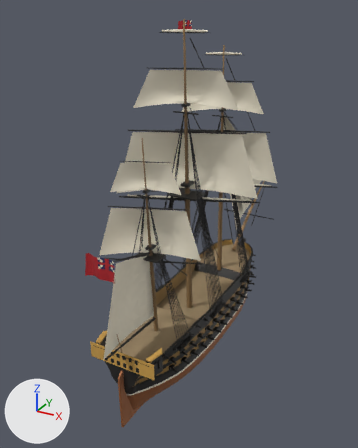
The glTF model public/assets/ships/sail/british-74.glb, before and after one commit.
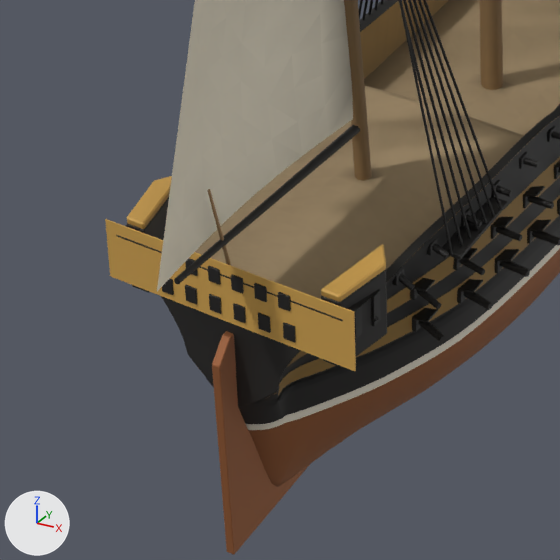
Each version is shown whole from a camera (50 mm lens) standing at (42.3, -82.7, 64.3) and looking at (-4.7, 2.8, 21.6), then close up on the part from 18% to 58% of the width and 64% to 96% of the height. The lights are fixed; the arrows at lower left show +X, +Y and +Z. The first two pictures are the older version. Vertices at exactly the same position are counted once.

Names of what the first close-up shows: 'british-74'.
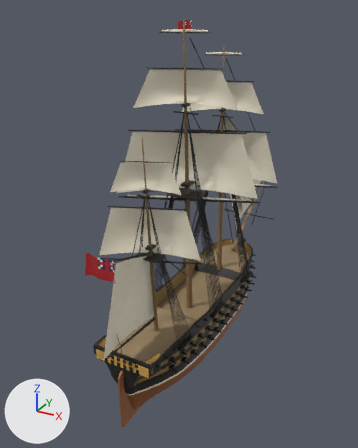
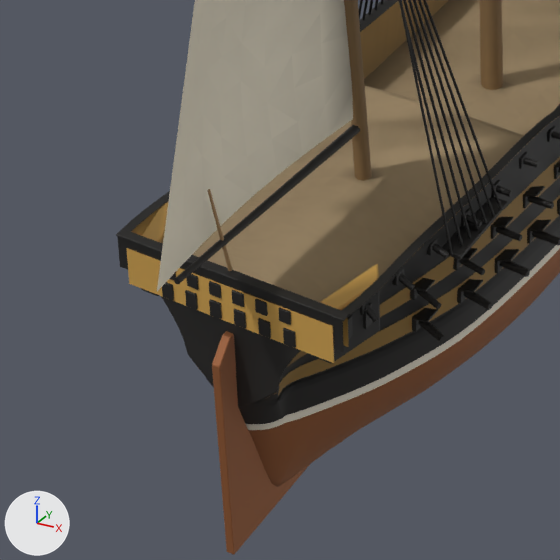
Edits to the bpy script that builds the scene:
```text
Change me_british_74:
    where me_british_74.from_pydata(...)  # 15693 vertices, 26451 faces; spans x -13.2..12.5, y -31.4..47.9, z -6.6..62.4
    used by ob_british_74; location = (0.0, 0.0, 0.0)
    me_british_74 part 1: the loose piece of 8 vertices spanning x -6.7..6.7, y -26.5, z 6.4..9.6 is scaled about its middle by (0.834, 1, 0.625), then moved by (0.0, 0.0, -0.6)
    me_british_74 part 2: the loose piece of 24 vertices spanning x -6.3..-4.7, y -26.2..-22.2, z 9.4..9.8 is turned 2.9 degrees about the z axis through its middle and scaled by 1.01, then moved by (0.4, 0.0, -1.2)
    me_british_74 part 3: the loose piece of 24 vertices spanning x 4.7..6.3, y -26.2..-22.2, z 9.4..9.8 is turned -2.9 degrees about the z axis through its middle and scaled by 1.01, then moved by (-0.4, 0.0, -1.2)
    me_british_74 part 4: the loose piece of 24 vertices spanning x -3.6..-3.0, y -26.6..-26.4, z 6.8..7.6 is moved by (0.0, 0.0, -0.3)
    me_british_74 part 5: the loose piece of 24 vertices spanning x -2.3..-1.7, y -26.6..-26.4, z 6.8..7.6 is moved by (0.0, 0.0, -0.3)
    me_british_74 part 6: the loose piece of 24 vertices spanning x -1.0..-0.4, y -26.6..-26.4, z 6.8..7.6 is moved by (0.0, 0.0, -0.3)
    me_british_74 part 7: the loose piece of 24 vertices spanning x 0.4..1.0, y -26.6..-26.4, z 6.8..7.6 is moved by (0.0, 0.0, -0.3)
    me_british_74 part 8: the loose piece of 24 vertices spanning x 1.7..2.3, y -26.6..-26.4, z 6.8..7.6 is moved by (0.0, 0.0, -0.3)
    me_british_74 part 9: the loose piece of 24 vertices spanning x 3.0..3.6, y -26.6..-26.4, z 6.8..7.6 is moved by (0.0, 0.0, -0.3)
    me_british_74 part 10: the loose piece of 24 vertices spanning x -2.2..-1.6, y -26.6..-26.4, z 8.4..9.2 is moved by (0.0, 0.0, -0.8)
    me_british_74 part 11: the loose piece of 24 vertices spanning x -0.9..-0.3, y -26.6..-26.4, z 8.4..9.2 is moved by (0.0, 0.0, -0.8)
    me_british_74 part 12: the loose piece of 24 vertices spanning x 0.3..0.9, y -26.6..-26.4, z 8.4..9.2 is moved by (0.0, 0.0, -0.8)
    me_british_74 part 13: the loose piece of 24 vertices spanning x 1.6..2.2, y -26.6..-26.4, z 8.4..9.2 is moved by (0.0, 0.0, -0.8)
    me_british_74 part 14: the loose piece of 24 vertices spanning x 2.8..3.4, y -26.6..-26.4, z 8.4..9.2 is moved by (0.0, 0.0, -0.8)
    me_british_74 part 15: the loose piece of 24 vertices spanning x 6.2..6.3, y -24.4..-23.8, z 7.1..8.7 is scaled about its middle by (1, 1, 0.664), then moved by (-0.4, 0.0, -0.6)
    me_british_74 part 16: the loose piece of 24 vertices spanning x 5.9..6.1, y -25.5..-25.0, z 7.1..8.7 is scaled about its middle by (1, 1, 0.664), then moved by (-0.5, 0.0, -0.6)
    me_british_74 part 17: 48 of 15693 vertices moved; they spanned x -6.3..6.3, y -26.2..-22.1, z 5.9..9.5 and now span x -5.9..5.9, y -26.2..-22.2, z 5.9..8.3; mean shift (0.0, 0.0, -0.6); largest move (-4.8, -26.2, 9.4) -> (-4.2, -26.2, 8.2)
    me_british_74 part 18: 1433 kept faces spanning x -8.1..8.1, y -30.8..30.6, z -1.0..48.4 get new vertex colours
```

Location of each change, (x1, y1, x2, y2) in pixels of the close-ups (560 x 560 px; the box of a moved part takes in the faces that stretch with it):
'british-74', reshaped: before (105, 0, 560, 555); after (116, 0, 560, 555)
part 1 of me_british_74, moved or reshaped: before (105, 219, 356, 371); after (126, 248, 334, 363)
part 2 of me_british_74, moved or reshaped: before (127, 176, 172, 229); after (142, 203, 168, 243)
part 3 of me_british_74, moved or reshaped: before (321, 244, 386, 302); after (320, 264, 379, 310)
part 4 of me_british_74, moved or reshaped: before (162, 278, 174, 295); after (162, 282, 174, 300)
part 5 of me_british_74, moved or reshaped: before (185, 285, 197, 304); after (185, 290, 198, 310)
part 6 of me_british_74, moved or reshaped: before (209, 294, 222, 314); after (209, 299, 222, 319)
part 7 of me_british_74, moved or reshaped: before (233, 303, 246, 323); after (234, 309, 246, 328)
part 8 of me_british_74, moved or reshaped: before (258, 313, 271, 333); after (258, 318, 271, 338)
part 9 of me_british_74, moved or reshaped: before (283, 322, 296, 343); after (283, 328, 296, 348)
part 10 of me_british_74, moved or reshaped: before (185, 258, 198, 276); after (186, 274, 199, 290)
part 11 of me_british_74, moved or reshaped: before (208, 266, 221, 285); after (209, 281, 221, 298)
part 12 of me_british_74, moved or reshaped: before (231, 274, 244, 294); after (232, 290, 244, 307)
part 13 of me_british_74, moved or reshaped: before (254, 283, 267, 302); after (255, 299, 268, 316)
part 14 of me_british_74, moved or reshaped: before (278, 292, 291, 311); after (278, 307, 291, 325)
part 15 of me_british_74, moved or reshaped: before (371, 290, 381, 326); after (363, 303, 372, 329)
part 16 of me_british_74, moved or reshaped: before (354, 306, 362, 340); after (348, 315, 353, 340)
part 17 of me_british_74, moved or reshaped: before (127, 197, 387, 368); after (141, 243, 380, 363)
part 18 of me_british_74, edited (looks the same): (118, 103, 481, 370) in both
